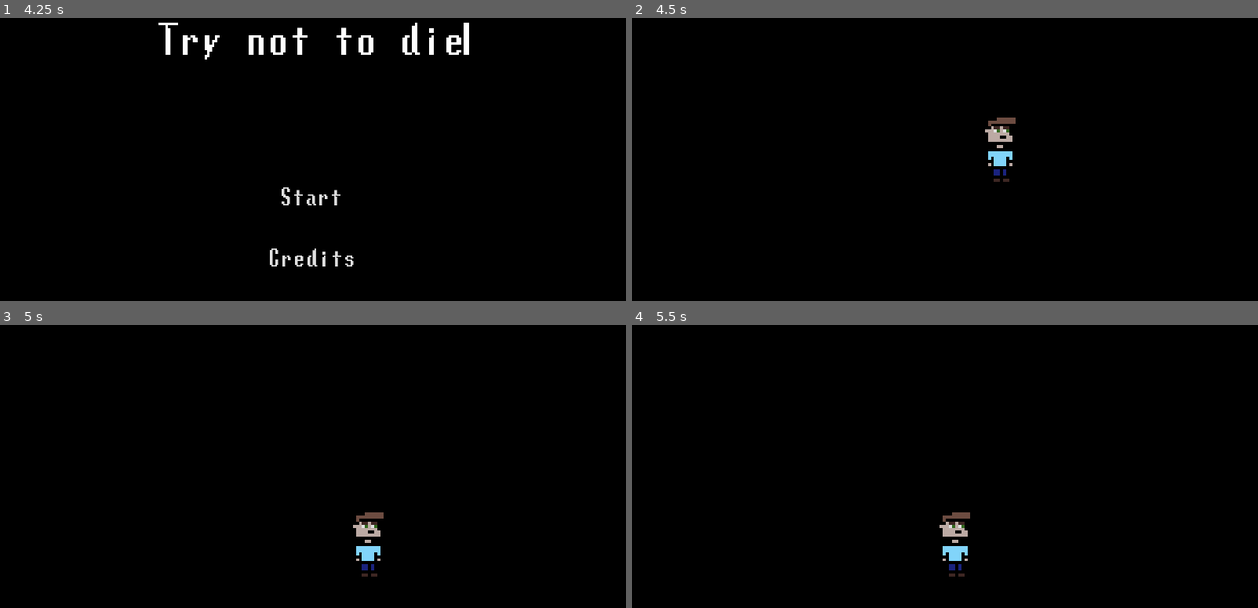
Above: before the commit, frames 1-4 (two rows, left to right).
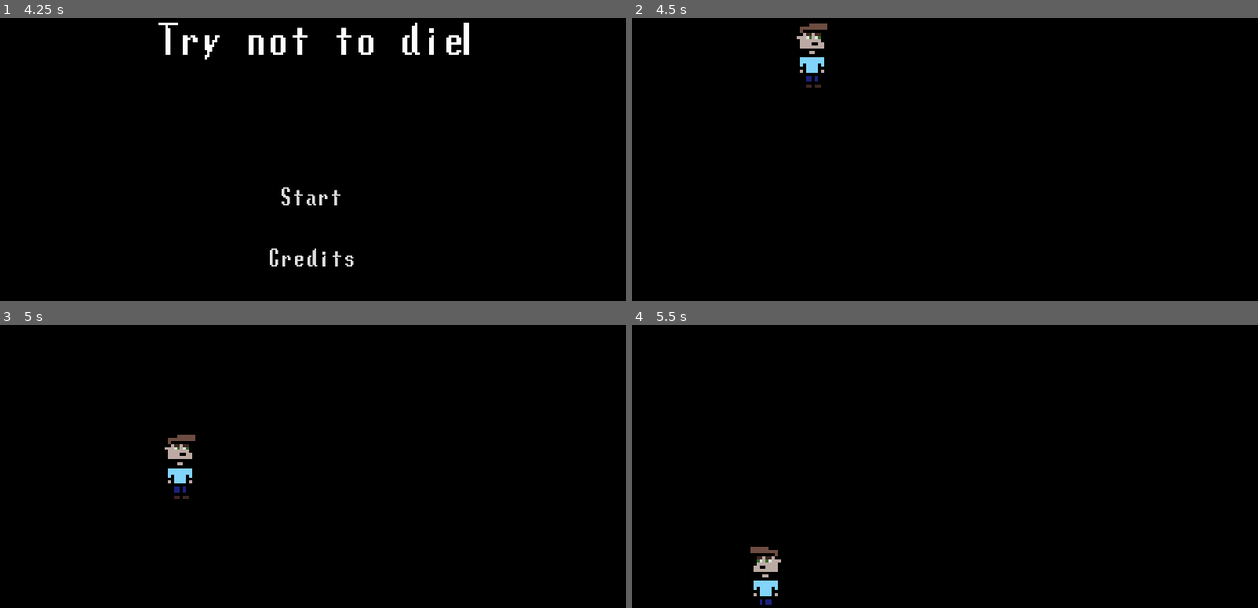
Above: after the commit, the same moments.

Repository: lajollagamesclub/week-115
Game: Godot game, scene res://TitleScreen.tscn
Same seed, same stepped clock (60 frames per second), same inputs: the game is played once before the commit and once after it. The engine's default icon, where the game draws it, is replaced by a stand-in: a white triangle on a blue panel in a dark square.
Inputs:
- Up to frame 1 (4.25 s): tap Enter at 0.5 s; hold D (g_right) 0.53-1.28 s; hold S (g_down) 1.28-2.03 s; hold D (g_right) 2.03-2.78 s; hold W (g_up) 2.78-3.53 s; tap Space at 3.5 s; hold A (g_left) from 3.53 s (still down)
- Up to frame 2 (4.5 s): release A (g_left) at 4.25 s; click "Start" at 4.25 s
- Up to frame 3 (5 s): no input
- Up to frame 4 (5.5 s): hold A (g_left) from 5.03 s (still down)

Frame 1 is identical in both runs. In frame 2, 1.0% of the frame differs, in the area x 26-62%, y 1-58%; in frame 3, 1.0%; in frame 4, 1.0%.

Commit message:
Add bonk and some easter eggs

Diff:
--- /dev/null
+++ b/src/BonkFlash.gd
@@ -0,0 +1,14 @@
+extends ColorRect
+
+func _ready():
+	set_process(false)
+
+func _process(delta):
+	if color.a <= 0.0:
+		set_process(false)
+		return
+	color.a -= 0.5*delta
+
+func _on_YoungPlayer_bonked():
+	color.a = 1.0
+	set_process(true)
--- /dev/null
+++ b/src/Boundary.tscn
@@ -0,0 +1,13 @@
+[gd_scene load_steps=2 format=2]
+
+[sub_resource type="SegmentShape2D" id=1]
+b = Vector2( 1024, 0 )
+
+[node name="Boundary" type="StaticBody2D"]
+position = Vector2( 0, 600 )
+__meta__ = {
+"_edit_group_": true
+}
+
+[node name="CollisionShape2D" type="CollisionShape2D" parent="."]
+shape = SubResource( 1 )
--- a/src/Credits.tscn
+++ b/src/Credits.tscn
@@ -28,14 +28,17 @@
 
 [node name="CreditsLabel" type="Label" parent="CanvasLayer/MarginContainer"]
 margin_left = 15.0
-margin_top = 221.0
+margin_top = 161.0
 margin_right = 1009.0
-margin_bottom = 378.0
+margin_bottom = 438.0
 size_flags_vertical = 6
 text = "cameron - project lead, programmer
-greg, colin, charley, lin - art
+greg, colin, charley, stephanie, lin - art
 ian - communications
-ryan - game designer"
+ryan - game designer
+Brenden - most audio
+toby fox - audio
+dw - hair spray noise"
 align = 1
 
 [node name="BackButton" parent="CanvasLayer/MarginContainer" instance=ExtResource( 2 )]
--- a/src/Main.tscn
+++ b/src/Main.tscn
@@ -1,20 +1,34 @@
-[gd_scene load_steps=3 format=2]
+[gd_scene load_steps=6 format=2]
 
-[ext_resource path="res://YoungPlayer.tscn" type="PackedScene" id=1]
-
-[sub_resource type="RectangleShape2D" id=1]
-extents = Vector2( 613.871, 10 )
+[ext_resource path="res://Boundary.tscn" type="PackedScene" id=1]
+[ext_resource path="res://ShortBoundary.tscn" type="PackedScene" id=2]
+[ext_resource path="res://YoungPlayer.tscn" type="PackedScene" id=3]
+[ext_resource path="res://MegalovaniaStarter.tscn" type="PackedScene" id=4]
+[ext_resource path="res://BonkFlash.gd" type="Script" id=5]
 
 [node name="Main" type="Node2D"]
 
-[node name="Floor" type="StaticBody2D" parent="."]
-position = Vector2( 515.12, 566.104 )
-__meta__ = {
-"_edit_group_": true
-}
+[node name="Floor" parent="." instance=ExtResource( 1 )]
 
-[node name="CollisionShape2D" type="CollisionShape2D" parent="Floor"]
-shape = SubResource( 1 )
+[node name="Ceiling" parent="." instance=ExtResource( 1 )]
+position = Vector2( 0, 0 )
 
-[node name="YoungPlayer" parent="." instance=ExtResource( 1 )]
-position = Vector2( 603.024, 351.618 )
+[node name="LeftWall" parent="." instance=ExtResource( 2 )]
+position = Vector2( 0, 0 )
+
+[node name="RightWall" parent="." instance=ExtResource( 2 )]
+position = Vector2( 1024, 0 )
+
+[node name="YoungPlayer" parent="." instance=ExtResource( 3 )]
+position = Vector2( 295.118, 192.233 )
+
+[node name="MegalovaniaStarter" parent="." instance=ExtResource( 4 )]
+
+[node name="UI" type="CanvasLayer" parent="."]
+
+[node name="BonkFlash" type="ColorRect" parent="UI"]
+anchor_right = 1.0
+anchor_bottom = 1.0
+color = Color( 1, 1, 1, 0 )
+script = ExtResource( 5 )
+[connection signal="bonked" from="YoungPlayer" to="UI/BonkFlash" method="_on_YoungPlayer_bonked"]
--- /dev/null
+++ b/src/MegalovaniaStarter.gd
@@ -0,0 +1,11 @@
+extends Node2D
+
+var counter = 0.0
+
+func _process(delta):
+	counter += delta
+	if ((counter/60)/60) > 7.0:
+		$AudioStreamPlayer.play()
+		counter = 0.0
+		set_process(false)
+		return
--- /dev/null
+++ b/src/MegalovaniaStarter.tscn
@@ -0,0 +1,10 @@
+[gd_scene load_steps=3 format=2]
+
+[ext_resource path="res://MegalovaniaStarter.gd" type="Script" id=1]
+[ext_resource path="res://megalovania.ogg" type="AudioStream" id=2]
+
+[node name="MegalovaniaStarter" type="Node2D"]
+script = ExtResource( 1 )
+
+[node name="AudioStreamPlayer" type="AudioStreamPlayer" parent="."]
+stream = ExtResource( 2 )
--- a/src/Player.gd
+++ b/src/Player.gd
@@ -1,5 +1,10 @@
 extends KinematicBody2D
 
+class_name Player
+
+signal bonked
+
+const ages = ["young", "adult", "old"]
 const dampening = 10.0
 const move_accel = 1300
 const jump_velocity = 500
@@ -12,21 +17,38 @@
 var accel: Vector2 = Vector2()
 var vel: Vector2 = Vector2()
 var jumping: bool = false
+var age: int = 0 setget set_age
 
 func _physics_process(delta):
 	horizontal = int(Input.is_action_pressed("g_right")) - int(Input.is_action_pressed("g_left"))
 	vertical = int(Input.is_action_pressed("g_down")) - int(Input.is_action_pressed("g_up"))
+
 	if vertical < 0 and $FloorRayCast.is_colliding():
 		print("jumping")
 		jump()
+
+	if $LeftRayCast.is_colliding() or $RightRayCast.is_colliding():
+		if abs(vel.x) > 800:
+			$BonkPlayer.play()
+			emit_signal("bonked")
+		vel.x *= -0.4
+
+	if horizontal < 0:
+		$Sprite.flip_h = true
+	elif horizontal > 0:
+		$Sprite.flip_h = false
+
 	accel = Vector2(horizontal*move_accel, gravity)
 	vel += accel*delta
+
 	if $FloorRayCast.is_colliding():
 		if not jumping:
 			vel.y = 0.0
 	else:
 		jumping = false
+
 	vel.x = dampen_value(vel.x, dampening)
+
 	move_and_collide(vel*delta)
 
 func jump():
@@ -43,3 +65,13 @@
 	if abs(in_value) < amount or in_value == amount:
 		return 0.0
 	return in_value - amount*sign(in_value)
+
+func set_age(new_age: int):
+	if new_age > ages.size():
+		print("game over!")
+	age = new_age
+	var new_node: Player = null
+	match ages[age]:
+		"young":
+			new_node = load("res://YoungPlayer.tscn").instance()
+	replace_by(new_node, true)
--- a/src/Player.tscn
+++ b/src/Player.tscn
@@ -1,7 +1,8 @@
-[gd_scene load_steps=4 format=2]
+[gd_scene load_steps=5 format=2]
 
 [ext_resource path="res://Player.gd" type="Script" id=1]
 [ext_resource path="res://icon.png" type="Texture" id=2]
+[ext_resource path="res://bonk.wav" type="AudioStream" id=3]
 
 [sub_resource type="RectangleShape2D" id=1]
 extents = Vector2( 30, 52.7603 )
@@ -17,3 +18,14 @@
 
 [node name="FloorRayCast" type="RayCast2D" parent="."]
 enabled = true
+
+[node name="RightRayCast" type="RayCast2D" parent="."]
+enabled = true
+cast_to = Vector2( 50, 0 )
+
+[node name="LeftRayCast" type="RayCast2D" parent="."]
+enabled = true
+cast_to = Vector2( -50, 0 )
+
+[node name="BonkPlayer" type="AudioStreamPlayer" parent="."]
+stream = ExtResource( 3 )
--- /dev/null
+++ b/src/ShortBoundary.tscn
@@ -0,0 +1,11 @@
+[gd_scene load_steps=3 format=2]
+
+[ext_resource path="res://Boundary.tscn" type="PackedScene" id=1]
+
+[sub_resource type="SegmentShape2D" id=1]
+b = Vector2( 0, 600 )
+
+[node name="ShortBoundary" instance=ExtResource( 1 )]
+
+[node name="CollisionShape2D" parent="." index="0"]
+shape = SubResource( 1 )
--- a/src/YoungPlayer.tscn
+++ b/src/YoungPlayer.tscn
@@ -6,9 +6,20 @@
 [node name="YoungPlayer" instance=ExtResource( 1 )]
 
 [node name="Sprite" parent="." index="0"]
-position = Vector2( 25.2415, -9.13861 )
 scale = Vector2( 5, 5 )
 texture = ExtResource( 2 )
+offset = Vector2( -0.01, -0.39 )
+region_enabled = true
+region_rect = Rect2( 20.77, 19.7, 11.97, 24.95 )
 
 [node name="CollisionShape2D" parent="." index="1"]
 position = Vector2( 1.15259, -11.0537 )
+
+[node name="FloorRayCast" parent="." index="2"]
+cast_to = Vector2( 0, 44.63 )
+
+[node name="RightRayCast" parent="." index="3"]
+cast_to = Vector2( 32.6, 0 )
+
+[node name="LeftRayCast" parent="." index="4"]
+cast_to = Vector2( -29.73, 0 )
--- a/src/project.godot
+++ b/src/project.godot
@@ -8,9 +8,14 @@
 
 config_version=4
 
-_global_script_classes=[  ]
+_global_script_classes=[ {
+"base": "KinematicBody2D",
+"class": "Player",
+"language": "GDScript",
+"path": "res://Player.gd"
+} ]
 _global_script_class_icons={
-
+"Player": ""
 }
 
 [application]
Not shown, added: src/bonk.wav.import
Not shown, added: src/megalovania.ogg.import
Not shown, added: src/bonk.wav
Not shown, added: src/megalovania.ogg
